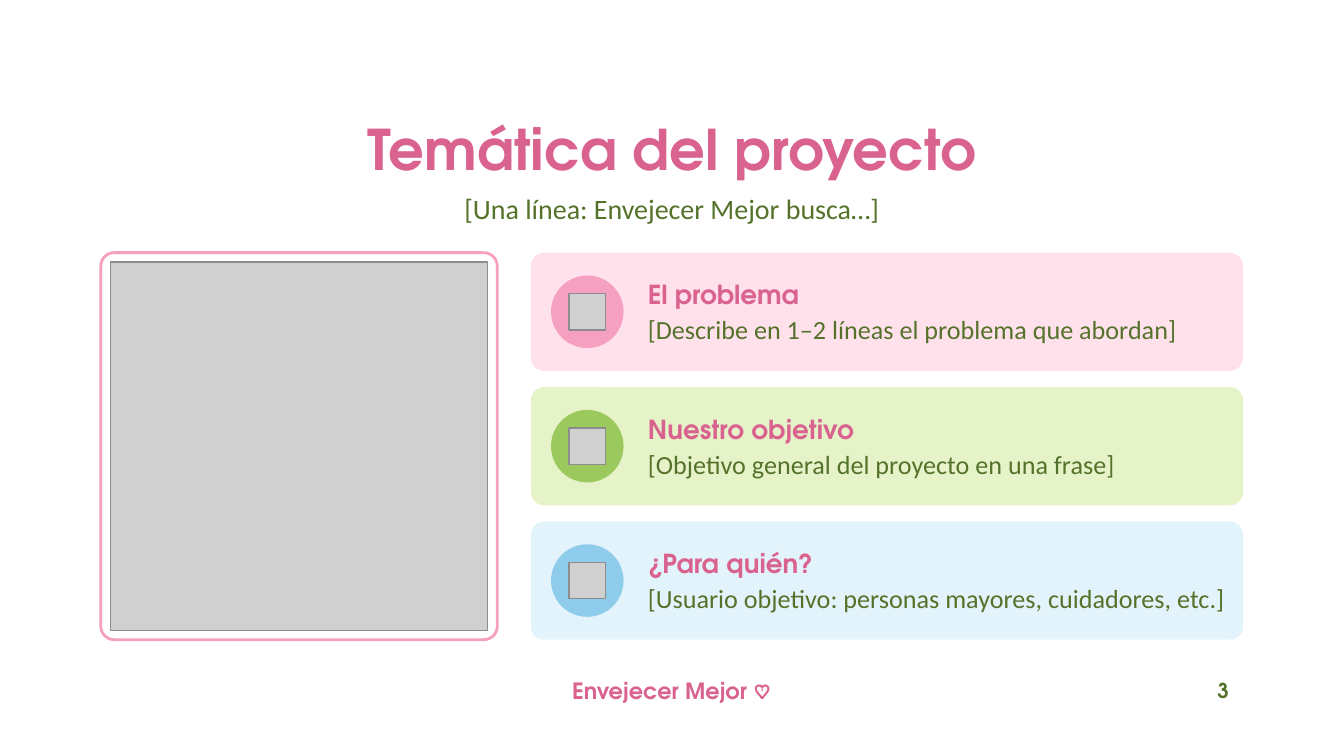
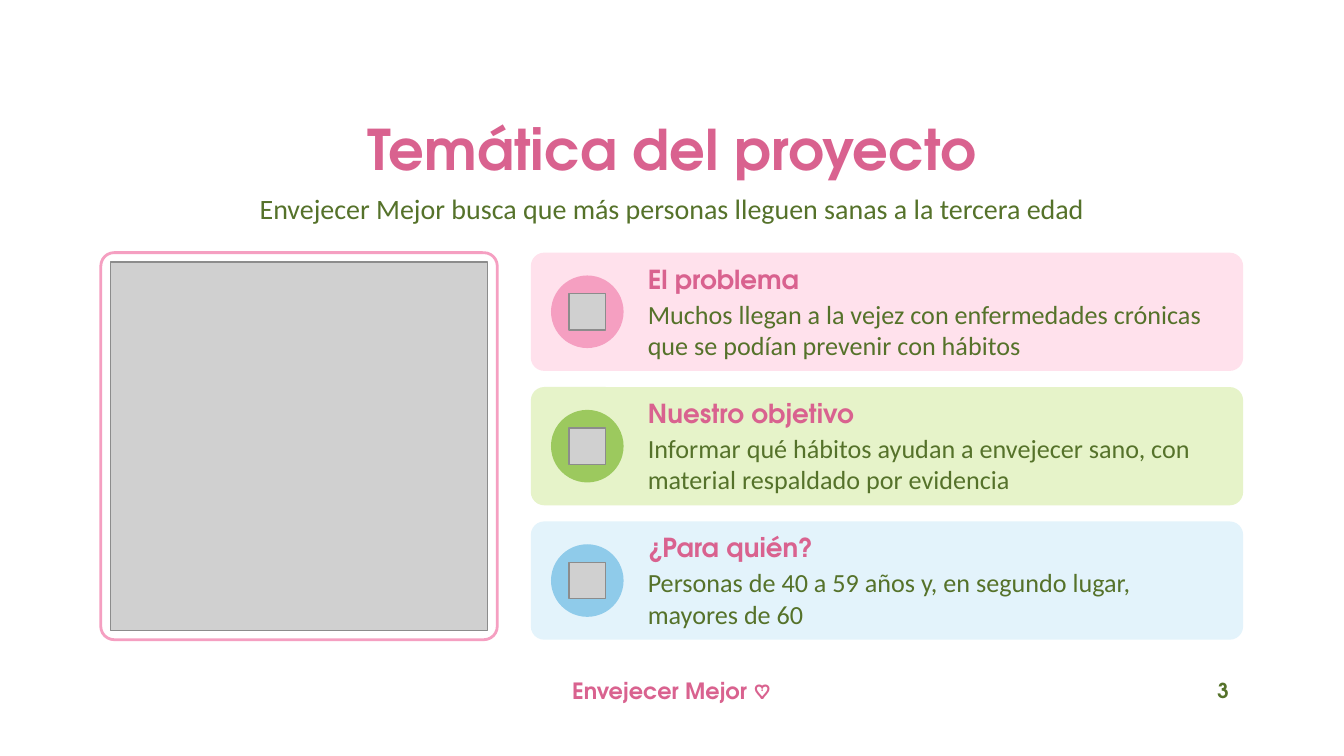
Before and after one commit to lukipuki0/liderazgo, a slide deck: slide 3 of Envejecer_Mejor_avances.pptx. Drawn at 1344x756 pixels with LibreOffice and Linux fonts; fonts in the diff are those of the drawing; grey boxes stand for pictures; background and template pictures are left out. Boxes give left, top, right and bottom in pixels: in the first picture for what was removed or moved away, otherwise in the second. Text is boxed around its words. In the diff, an @@ line names an element or a change of style, - is before the commit and + after.

```diff
--- a/Envejecer_Mejor_avances.pptx
+++ b/Envejecer_Mejor_avances.pptx
@@ text at (260, 199, 1084, 224): text changed @@
-[Una línea: Envejecer Mejor busca…]
+Envejecer Mejor busca que más personas lleguen sanas a la tercera edad
@@ text at (648, 306, 1201, 359): text changed @@
-[Describe en 1–2 líneas el problema que abordan]
+Muchos llegan a la vejez con enfermedades crónicas que se podían prevenir con hábitos
@@ text at (648, 440, 1189, 493): text changed @@
-[Objetivo general del proyecto en una frase]
+Informar qué hábitos ayudan a envejecer sano, con material respaldado por evidencia
@@ text at (648, 574, 1131, 629): text changed @@
-[Usuario objetivo: personas mayores, cuidadores, etc.]
+Personas de 40 a 59 años y, en segundo lugar, mayores de 60
```
Also in this commit, not shown: 6 other slides changed, 1 slide added, 1 slide removed, 2 other files.
